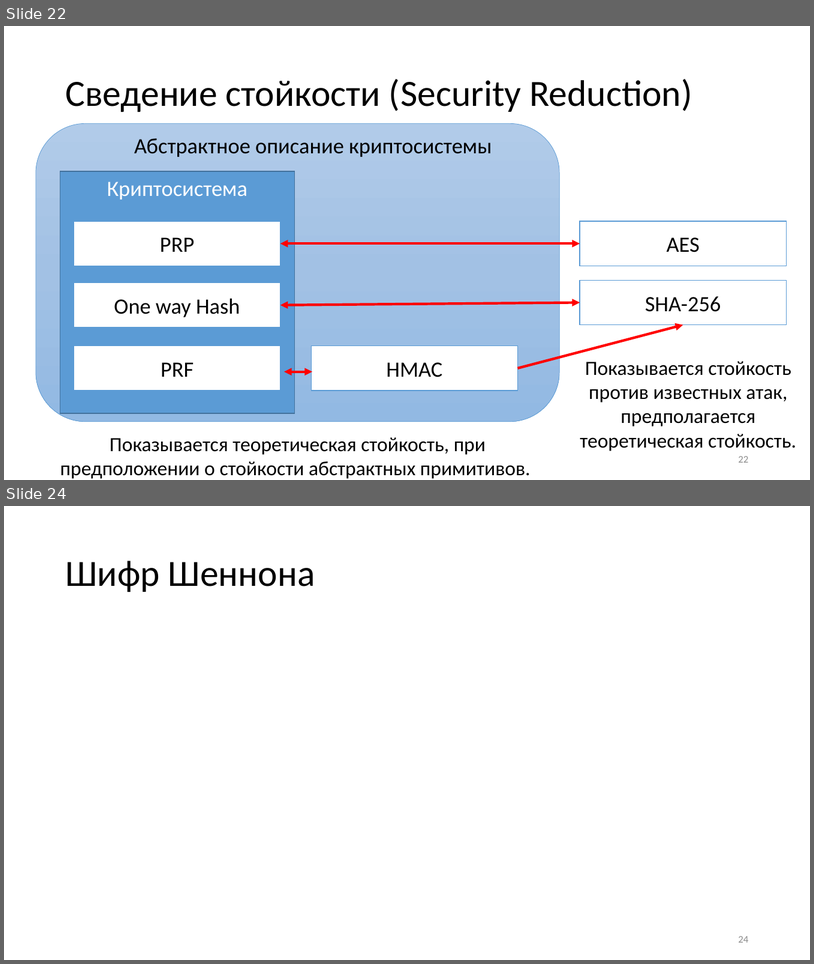
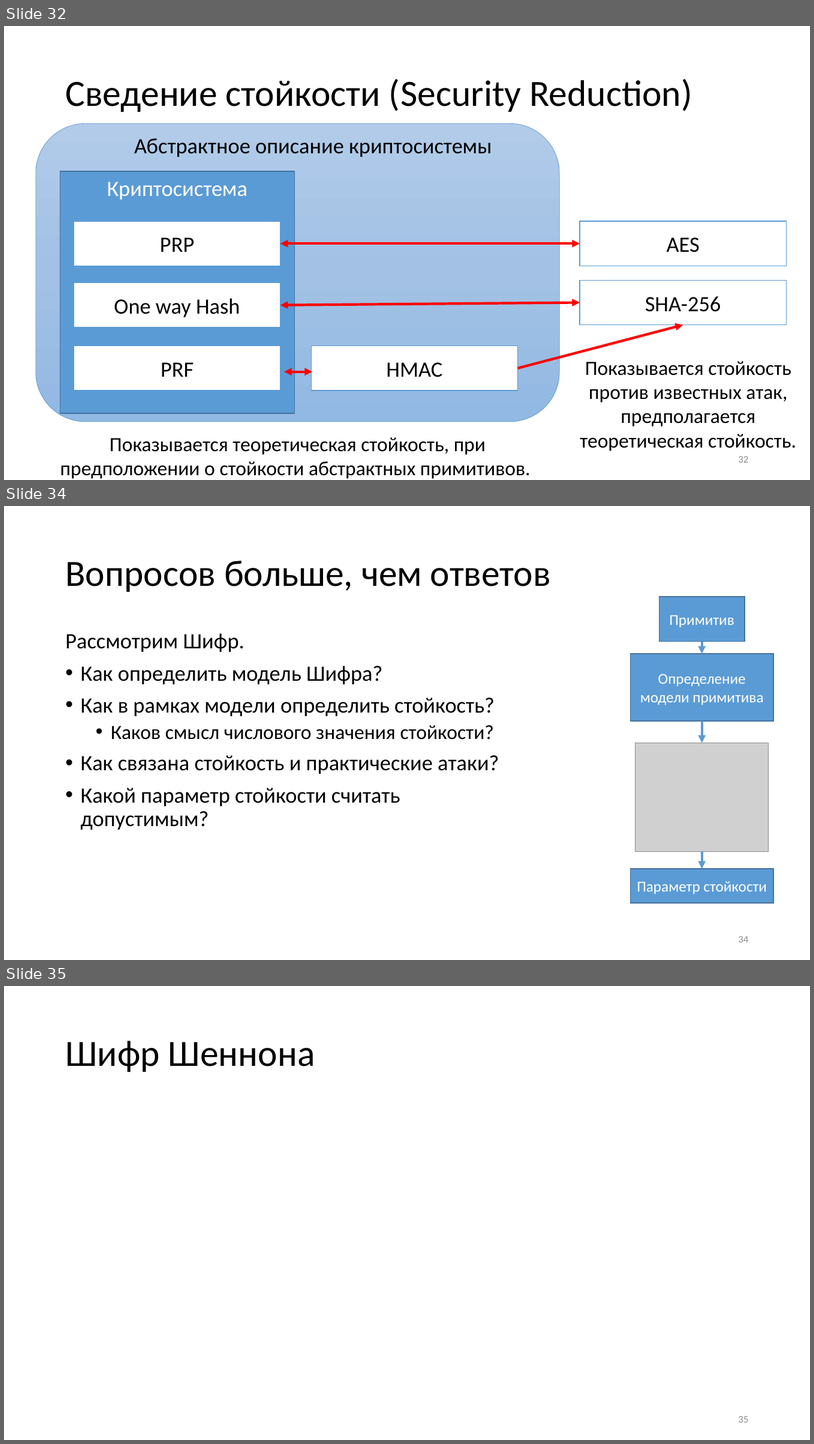
Before and after one commit to CryptoCourse/CryptoLectures, a slide deck: Lectures/Lecture1.pptx. Shown one above the other, each under a label of ours: slides 22 and 24 before the commit, slides 32, 34 and 35 after it; the slides between them are not shown. The pictures are 814x964 and 814x1444 pixels, drawn with LibreOffice and Linux fonts; fonts in the diff are those of the drawing; grey boxes stand for pictures. Boxes give left, top, right and bottom in pixels: in the first picture for what was removed or moved away, otherwise in the second. Text is boxed around its words. In the diff, an @@ line names an element or a change of style, - is before the commit and + after.

```diff
--- a/Lectures/Lecture1.pptx
+++ b/Lectures/Lecture1.pptx
@@ slide 34 added at <box>4,506,810,960</box>, background #FFFFFF @@
@@ title added at <box>65,561,551,592</box>, 44 pt, text #000000 @@
+Вопросов больше, чем ответов
@@ rectangle added at <box>660,597,745,642</box>, fill #5B9BD5, outline #43739E 1 pt, 18 pt, text #FFFFFF @@
+Примитив
@@ text added at <box>65,633,499,829</box>, 26 pt, text #000000 @@
+Рассмотрим Шифр.
+• Как определить модель Шифра?
+• Как в рамках модели определить стойкость?
+  • Каков смысл числового значения стойкости?
+• Как связана стойкость и практические атаки?
+• Какой параметр стойкости считать допустимым?
@@ arrow added from (703, 642) to (703, 654), #5B9BD5 3 pt @@
@@ rectangle added at <box>631,654,773,721</box>, fill #5B9BD5, outline #43739E 1 pt, 18 pt, text #FFFFFF @@
+Определение модели примитива
@@ arrow added from (703, 721) to (703, 742), #5B9BD5 3 pt @@
@@ picture added at <box>636,742,769,851</box> @@
@@ arrow added from (703, 851) to (703, 868), #5B9BD5 3 pt @@
@@ rectangle added at <box>631,868,773,903</box>, fill #5B9BD5, outline #43739E 1 pt, 18 pt, text #FFFFFF @@
+Параметр стойкости
@@ page number added at <box>738,936,749,942</box>, 12 pt, text #8C8C8C @@
+34
@@ what was slide 22 is now slide 32 @@
@@ what was slide 24 is now slide 35 @@
@@ page number at <box>738,1416,749,1422</box>: text changed @@
-24
+35
```
Also in this commit, not shown: 10 slides changed, 12 other slides added, 1 slide removed, 1 other file.
